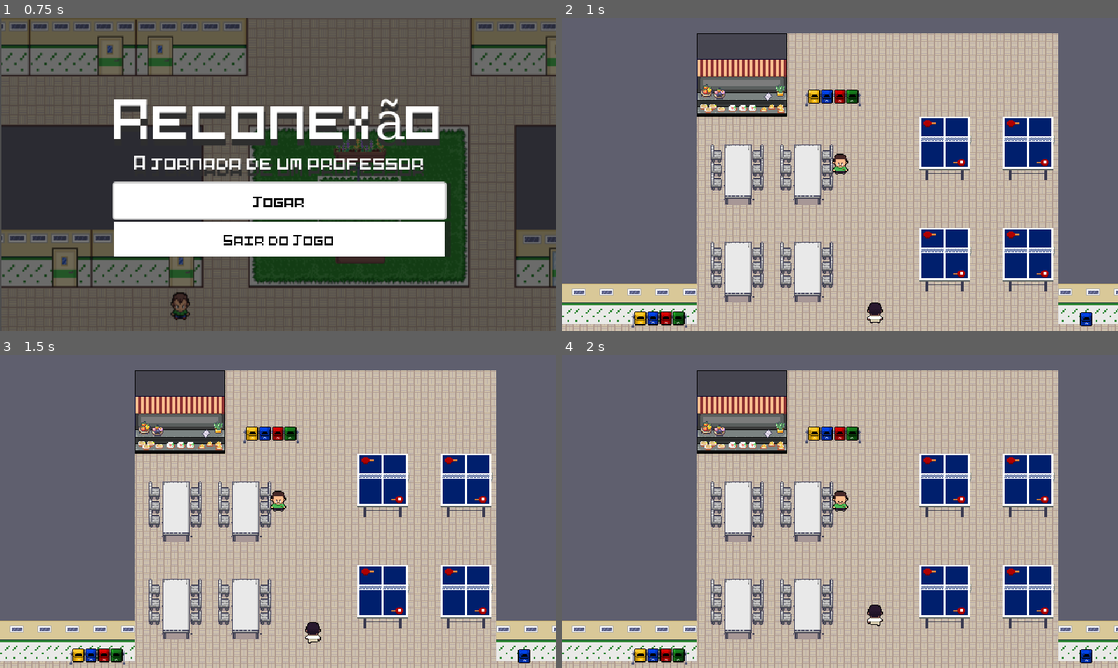
Above: before the commit, frames 1-4 (two rows, left to right).
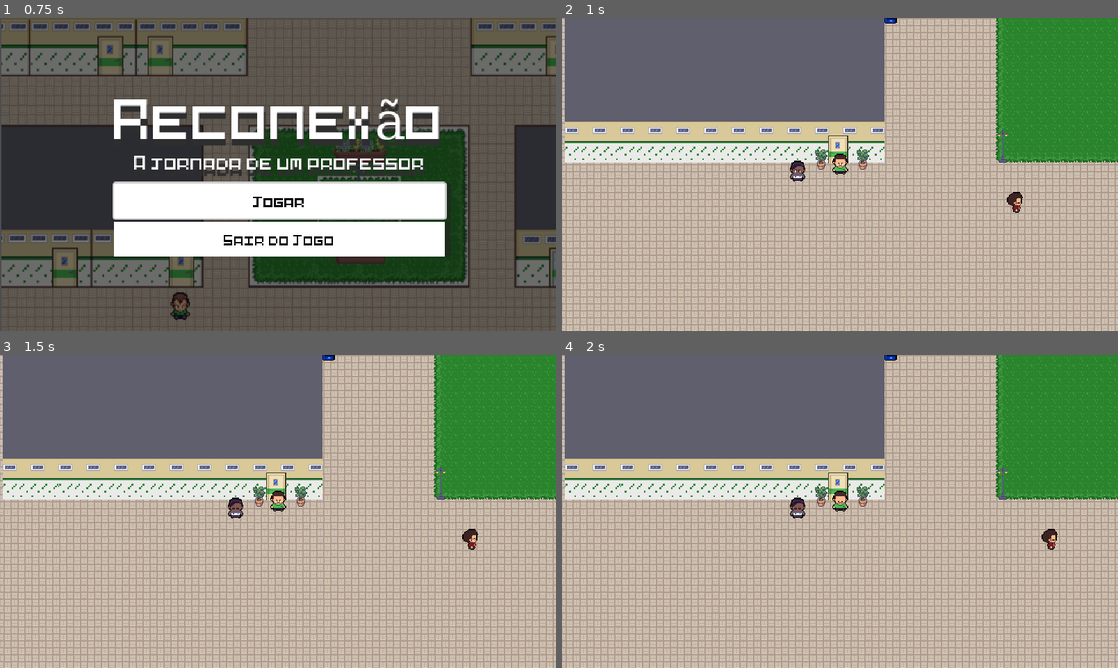
Above: after the commit, the same moments.

Repository: 1sad0ra/OpalaGames
Game: Godot game, scene res://cenas/ui_cenas/tela_incial.tscn
Two runs of this game, one before a commit and one after it. Both use one fixed random seed, a clock stepped at 60 frames per second and the inputs below.
Inputs (mouse positions are in pixels of both pictures, inside the frame that each line leads up to):
- Up to frame 1 (0.75 s): click "Jogar" at 0.5 s
- Up to frame 2 (1 s): no input
- Up to frame 3 (1.5 s): tap Enter (ui_accept) at 1.25 s; move the mouse to (400, 495) at 1.27 s; hold D (direita) from 1.28 s (still down); tap E (interact) at 1.35 s
- Up to frame 4 (2 s): keep holding D (direita); tap Enter (ui_accept) at 1.52 s

Frame 1 is identical in both runs. In frame 2, 65% of the frame differs, in the area x 0-100%, y 0-100%; in frame 3, 65%; in frame 4, 65%.

Commit message:
add_atualizações

Diff:
--- /dev/null
+++ b/new-game-project/cenas/enigmas/cofre1.tscn
@@ -0,0 +1,92 @@
+[gd_scene load_steps=11 format=3 uid="uid://be6ui16d1pi1k"]
+
+[ext_resource type="Texture2D" uid="uid://i0pjkhhug1ea" path="res://assets/Mapa/frentearmario.png" id="3_q2kna"]
+[ext_resource type="Texture2D" uid="uid://b86c2unk1fjm1" path="res://assets/Mapa/armarioaberto.png" id="4_3jwc0"]
+
+[sub_resource type="CircleShape2D" id="CircleShape2D_q2kna"]
+radius = 16.1555
+
+[sub_resource type="AtlasTexture" id="AtlasTexture_ww6hv"]
+atlas = ExtResource("3_q2kna")
+region = Rect2(0, 0, 50, 62)
+
+[sub_resource type="AtlasTexture" id="AtlasTexture_jb2ht"]
+atlas = ExtResource("4_3jwc0")
+region = Rect2(0, 0, 50, 62)
+
+[sub_resource type="SpriteFrames" id="SpriteFrames_iiwa1"]
+animations = [{
+"frames": [{
+"duration": 1.0,
+"texture": SubResource("AtlasTexture_ww6hv")
+}, {
+"duration": 1.0,
+"texture": SubResource("AtlasTexture_jb2ht")
+}],
+"loop": true,
+"name": &"default",
+"speed": 1.0
+}]
+
+[sub_resource type="Animation" id="Animation_ww6hv"]
+length = 0.001
+tracks/0/type = "value"
+tracks/0/imported = false
+tracks/0/enabled = true
+tracks/0/path = NodePath(".:frame")
+tracks/0/interp = 1
+tracks/0/loop_wrap = true
+tracks/0/keys = {
+"times": PackedFloat32Array(0),
+"transitions": PackedFloat32Array(1),
+"update": 1,
+"values": [0]
+}
+
+[sub_resource type="Animation" id="Animation_3jwc0"]
+resource_name = "abrirarmario"
+tracks/0/type = "value"
+tracks/0/imported = false
+tracks/0/enabled = true
+tracks/0/path = NodePath(".:frame")
+tracks/0/interp = 1
+tracks/0/loop_wrap = true
+tracks/0/keys = {
+"times": PackedFloat32Array(0.0666667, 0.5),
+"transitions": PackedFloat32Array(1, 1),
+"update": 1,
+"values": [0, 1]
+}
+
+[sub_resource type="AnimationLibrary" id="AnimationLibrary_jb2ht"]
+_data = {
+&"RESET": SubResource("Animation_ww6hv"),
+&"abrirarmario": SubResource("Animation_3jwc0")
+}
+
+[sub_resource type="CircleShape2D" id="CircleShape2D_6fe17"]
+radius = 15.2971
+
+[node name="cofre1" type="Area2D"]
+
+[node name="StaticBody2D" type="StaticBody2D" parent="."]
+position = Vector2(3, 11)
+
+[node name="CollisionShape2D" type="CollisionShape2D" parent="StaticBody2D"]
+shape = SubResource("CircleShape2D_q2kna")
+
+[node name="AnimatedSprite2D" type="AnimatedSprite2D" parent="."]
+sprite_frames = SubResource("SpriteFrames_iiwa1")
+
+[node name="AnimationPlayer" type="AnimationPlayer" parent="."]
+root_node = NodePath("../AnimatedSprite2D")
+libraries = {
+&"": SubResource("AnimationLibrary_jb2ht")
+}
+
+[node name="CollisionShape2D" type="CollisionShape2D" parent="."]
+position = Vector2(3, 11)
+shape = SubResource("CircleShape2D_6fe17")
+
+[connection signal="body_entered" from="." to="." method="_on_body_entered"]
+[connection signal="body_exited" from="." to="." method="_on_body_exited"]
--- a/new-game-project/cenas/enigmas/enigma_1.tscn
+++ b/new-game-project/cenas/enigmas/enigma_1.tscn
@@ -1,93 +1,22 @@
-[gd_scene load_steps=12 format=3 uid="uid://be6ui16d1pi1k"]
+[gd_scene load_steps=4 format=3 uid="uid://cwxfxbvq16bpt"]
 
 [ext_resource type="Script" uid="uid://v0llbgqyagqs" path="res://cenas/enigmas/enigma_1.gd" id="1_iiwa1"]
-[ext_resource type="Texture2D" uid="uid://i0pjkhhug1ea" path="res://assets/Mapa/frentearmario.png" id="3_q2kna"]
-[ext_resource type="Texture2D" uid="uid://b86c2unk1fjm1" path="res://assets/Mapa/armarioaberto.png" id="4_3jwc0"]
-
-[sub_resource type="CircleShape2D" id="CircleShape2D_q2kna"]
-radius = 16.1555
-
-[sub_resource type="AtlasTexture" id="AtlasTexture_ww6hv"]
-atlas = ExtResource("3_q2kna")
-region = Rect2(0, 0, 50, 62)
-
-[sub_resource type="AtlasTexture" id="AtlasTexture_jb2ht"]
-atlas = ExtResource("4_3jwc0")
-region = Rect2(0, 0, 50, 62)
-
-[sub_resource type="SpriteFrames" id="SpriteFrames_iiwa1"]
-animations = [{
-"frames": [{
-"duration": 1.0,
-"texture": SubResource("AtlasTexture_ww6hv")
-}, {
-"duration": 1.0,
-"texture": SubResource("AtlasTexture_jb2ht")
-}],
-"loop": true,
-"name": &"default",
-"speed": 1.0
-}]
-
-[sub_resource type="Animation" id="Animation_ww6hv"]
-length = 0.001
-tracks/0/type = "value"
-tracks/0/imported = false
-tracks/0/enabled = true
-tracks/0/path = NodePath(".:frame")
-tracks/0/interp = 1
-tracks/0/loop_wrap = true
-tracks/0/keys = {
-"times": PackedFloat32Array(0),
-"transitions": PackedFloat32Array(1),
-"update": 1,
-"values": [0]
-}
-
-[sub_resource type="Animation" id="Animation_3jwc0"]
-resource_name = "abrirarmario"
-tracks/0/type = "value"
-tracks/0/imported = false
-tracks/0/enabled = true
-tracks/0/path = NodePath(".:frame")
-tracks/0/interp = 1
-tracks/0/loop_wrap = true
-tracks/0/keys = {
-"times": PackedFloat32Array(0.0666667, 0.5),
-"transitions": PackedFloat32Array(1, 1),
-"update": 1,
-"values": [0, 1]
-}
-
-[sub_resource type="AnimationLibrary" id="AnimationLibrary_jb2ht"]
-_data = {
-&"RESET": SubResource("Animation_ww6hv"),
-&"abrirarmario": SubResource("Animation_3jwc0")
-}
+[ext_resource type="Texture2D" uid="uid://qi37doolpk7h" path="res://assets/Mapa/tilesetok01.png" id="2_iiwa1"]
 
 [sub_resource type="CircleShape2D" id="CircleShape2D_6fe17"]
-radius = 15.2971
 
 [node name="enigma1" type="Area2D"]
 script = ExtResource("1_iiwa1")
 
-[node name="StaticBody2D" type="StaticBody2D" parent="."]
-position = Vector2(3, 11)
-
-[node name="CollisionShape2D" type="CollisionShape2D" parent="StaticBody2D"]
-shape = SubResource("CircleShape2D_q2kna")
-
-[node name="AnimatedSprite2D" type="AnimatedSprite2D" parent="."]
-sprite_frames = SubResource("SpriteFrames_iiwa1")
-
-[node name="AnimationPlayer" type="AnimationPlayer" parent="."]
-root_node = NodePath("../AnimatedSprite2D")
-libraries = {
-&"": SubResource("AnimationLibrary_jb2ht")
-}
+[node name="Sprite2D" type="Sprite2D" parent="."]
+texture_filter = 1
+position = Vector2(1, -5)
+texture = ExtResource("2_iiwa1")
+region_enabled = true
+region_rect = Rect2(178.972, 176.18, 11.511, 14.9283)
 
 [node name="CollisionShape2D" type="CollisionShape2D" parent="."]
-position = Vector2(3, 11)
+position = Vector2(0, -4)
 shape = SubResource("CircleShape2D_6fe17")
 
 [connection signal="body_entered" from="." to="." method="_on_body_entered"]
--- a/new-game-project/cenas/interações/conteudo.tscn
+++ b/new-game-project/cenas/interações/conteudo.tscn
@@ -43,10 +43,13 @@
 offset_bottom = 207.0
 theme_override_colors/font_color = Color(0, 0, 0, 1)
 theme_override_font_sizes/font_size = 10
-text = "Antes de iniciar sua jornada, aqui vai o básico:
+text = " Antes de iniciar sua jornada, memorize o essencial:
+W, A, S, D — Para se mover pelo IFPI
 
-WASD para se mover
+E — Interagir com objetos e pessoas
 
-E para interagir com objetos e portas"
+Enter — Abrir portas
+
+Espaço — Sair de interações"
 vertical_alignment = 1
 autowrap_mode = 2
--- a/new-game-project/cenas/interações/mensagem_ui.tscn
+++ b/new-game-project/cenas/interações/mensagem_ui.tscn
@@ -20,7 +20,7 @@
 autowrap_mode = 2
 
 [node name="tempo_mensagem" type="Timer" parent="."]
-wait_time = 3.0
+wait_time = 2.0
 one_shot = true
 
 [connection signal="timeout" from="tempo_mensagem" to="." method="_on_tempo_mensagem_timeout"]
--- a/new-game-project/cenas/teste/sala_01l.tscn
+++ b/new-game-project/cenas/teste/sala_01l.tscn
@@ -6,9 +6,7 @@
 [ext_resource type="PackedScene" uid="uid://do43ctveiyn4a" path="res://cenas/interações/livro_tutorial.tscn" id="4_bxx3x"]
 [ext_resource type="PackedScene" uid="uid://d3dhx312ggg4d" path="res://cenas/interações/conteudo.tscn" id="5_xibja"]
 [ext_resource type="PackedScene" uid="uid://bg4mahjbkxhol" path="res://cenas/interações/quadro.tscn" id="6_xibja"]
-
 [ext_resource type="PackedScene" uid="uid://1alig4m0bgfe" path="res://cenas/ui_cenas/pause_menu.tscn" id="7_sv8r6"]
-
 
 [node name="salaTutorial" type="Node2D"]
 rotation = -0.00435567
@@ -92,7 +90,6 @@
 [node name="quadro" parent="." instance=ExtResource("6_xibja")]
 position = Vector2(382.887, 26.668)
 
-
 [node name="TileMapLayer" type="TileMapLayer" parent="."]
 texture_filter = 1
 tile_map_data = PackedByteArray("AAAPAAMACAAQAAoAAAAPAAQACAAQAAsAAAA=")
--- a/new-game-project/cenas/teste/sala_tutorial.tscn
+++ b/new-game-project/cenas/teste/sala_tutorial.tscn
@@ -112,4 +112,4 @@
 visible = false
 
 [node name="enigma1" parent="fase1" instance=ExtResource("5_aicvf")]
-position = Vector2(460, 100)
+position = Vector2(456, 105)
--- a/new-game-project/cenas/teste/world.tscn
+++ b/new-game-project/cenas/teste/world.tscn
@@ -89,7 +89,7 @@
 destino = "res://cenas/teste/sala_01l.tscn"
 
 [node name="porta2" parent="." instance=ExtResource("3_otrou")]
-position = Vector2(1207, 447)
+position = Vector2(1206, 447)
 destino = "res://cenas/teste/sala_tutorial.tscn"
 
 [node name="pause_menu" parent="." instance=ExtResource("4_favmu")]
@@ -99,7 +99,7 @@
 y_sort_enabled = true
 
 [node name="player" parent="Ysort" instance=ExtResource("2_ehqlt")]
-position = Vector2(373, -173)
+position = Vector2(-35, 461)
 
 [node name="objetosTerreno" parent="Ysort" instance=ExtResource("5_jt30a")]
 texture_filter = 1
--- /dev/null
+++ b/new-game-project/engma_1.gd
@@ -0,0 +1,11 @@
+extends Area2D
+
+
+# Called when the node enters the scene tree for the first time.
+func _ready() -> void:
+	pass # Replace with function body.
+
+
+# Called every frame. 'delta' is the elapsed time since the previous frame.
+func _process(delta: float) -> void:
+	pass
Renamed: new-game-project/cenas/enigmas/enigma_2.tscn -> new-game-project/cenas/enigmas/cofre.tscn
Not shown: 1 places in new-game-project/cenas/teste/sala_tutorial.tscn that only renumber resources
Not shown, added: new-game-project/engma_1.gd.uid
